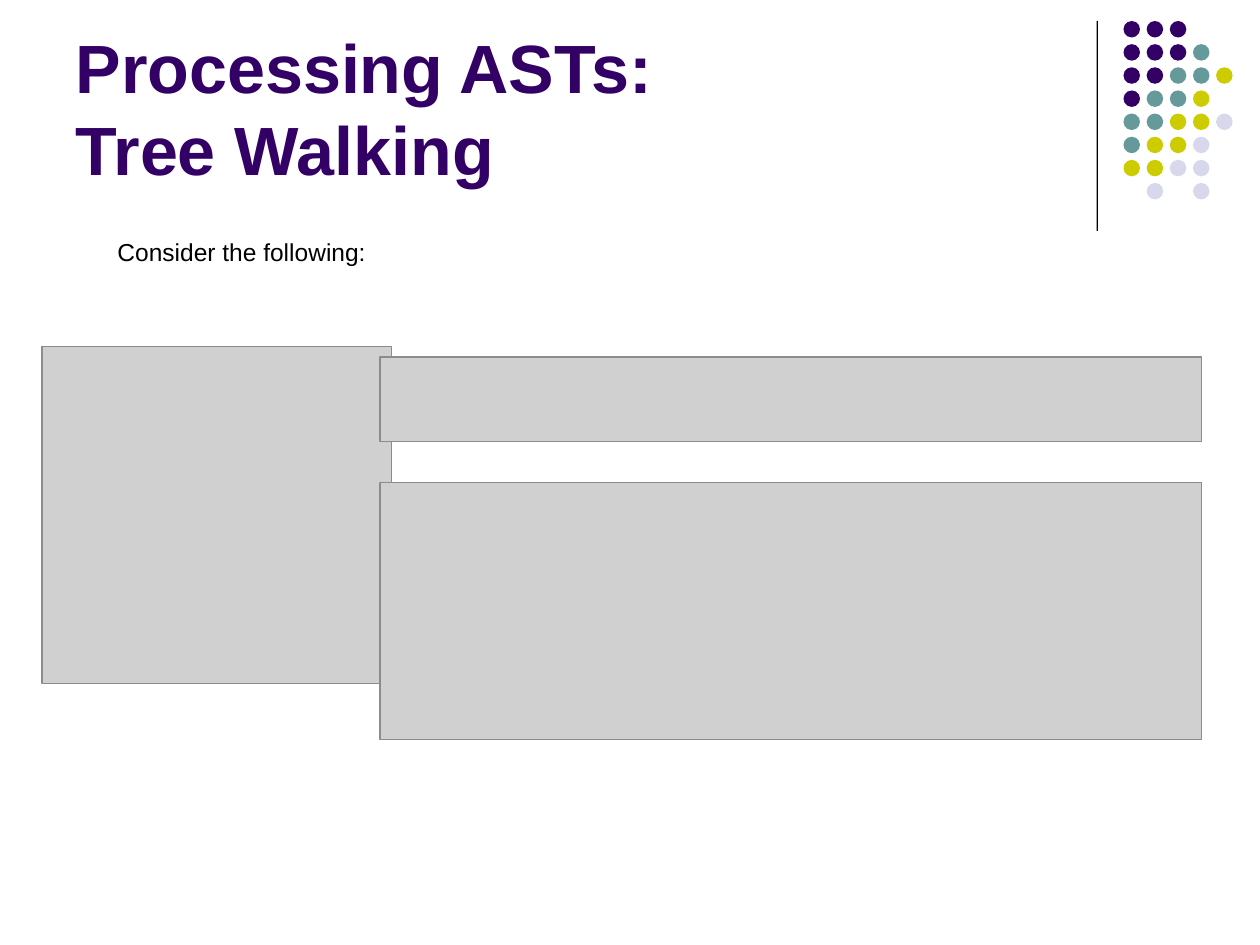
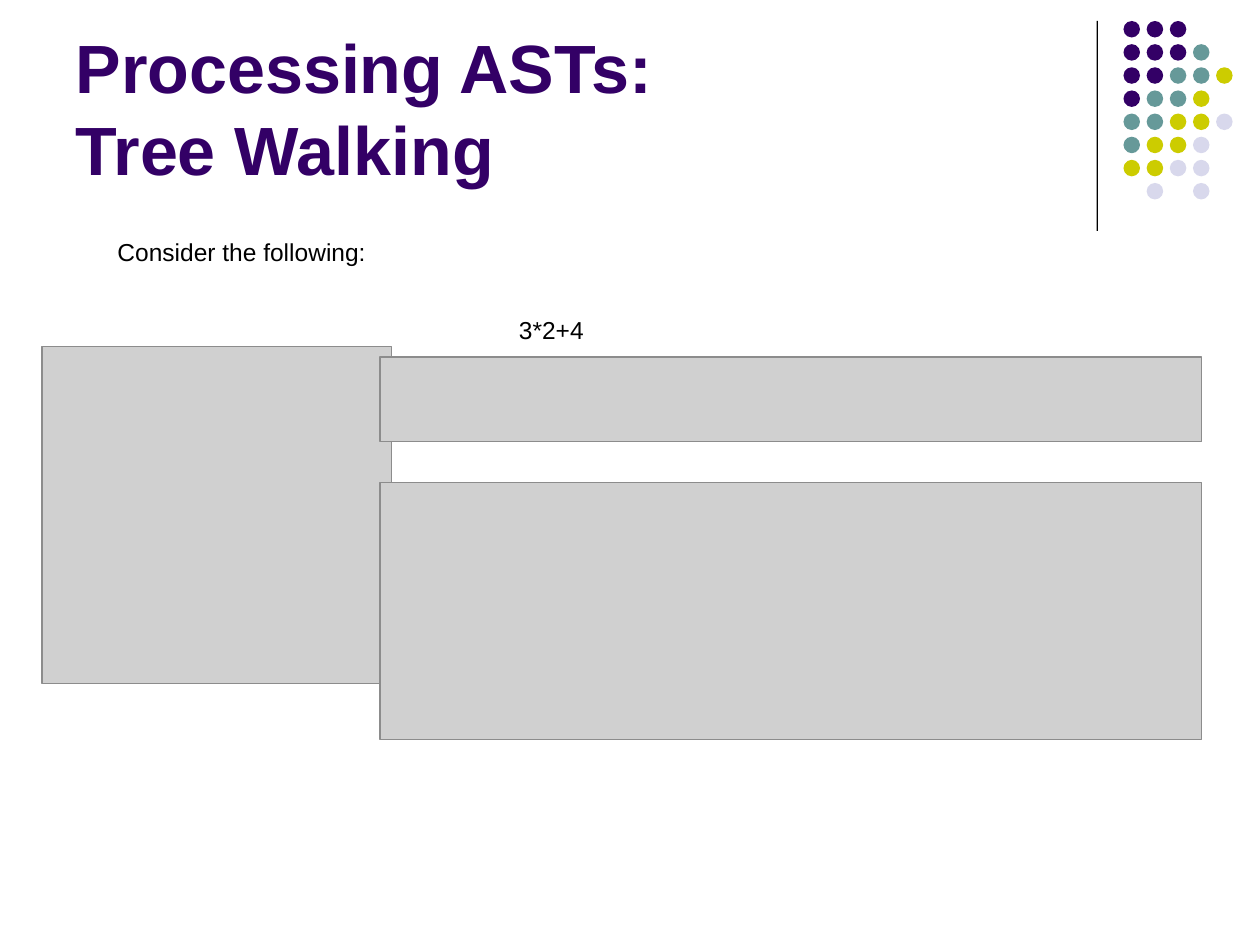
Before and after one commit to lutzhamel/CSC402, a slide deck: slide 21 of notes/csc402-ln006.pptx. Drawn at 1260x945 pixels with LibreOffice and Linux fonts; fonts in the diff are those of the drawing; grey boxes stand for pictures. Boxes give left, top, right and bottom in pixels: in the first picture for what was removed or moved away, otherwise in the second. Text is boxed around its words. In the diff, an @@ line names an element or a change of style, - is before the commit and + after.

```diff
--- a/notes/csc402-ln006.pptx
+++ b/notes/csc402-ln006.pptx
@@ text added at [519, 322, 584, 340], 14 pt, text #000000 @@
+3*2+4
```
Also in this commit, not shown: 1 other slide changed, 5 other files.
